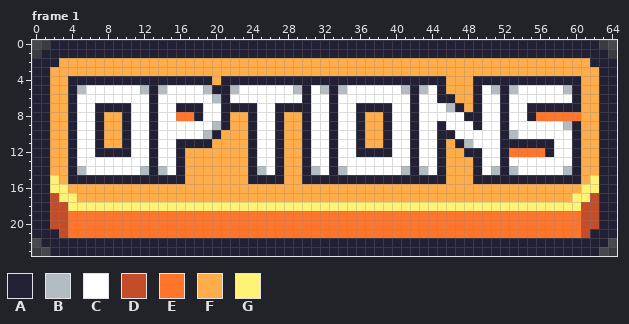
Two states of a pixel-art file, Game Art/UI/Optionsbutton.aseprite. This is how it looked before the edit.
65x24 pixels, 2 frames. Shown: frame 1. The commit also changed other frames, which this record leaves out.
Palette (. is transparent): A #222034  B #b2bcc2  C #ffffff  D #c44d29  E #ff752c  F #ffac4b  G #fff275
Pixels before, frame 1, first column x 0:
 0 ..AAAAAAAAAAAAAAAAAAAAAAAAAAAAAAAAAAAAAAAAAAAAAAAAAAAAAAAAAAAAA..
 1 .AAAAAAAAAAAAAAAAAAAAAAAAAAAAAAAAAAAAAAAAAAAAAAAAAAAAAAAAAAAAAAA.
 2 AAAFFFFFFFFFFFFFFFFFFFFFFFFFFFFFFFFFFFFFFFFFFFFFFFFFFFFFFFFFFFAAA
 3 AAFFFFFFFFFFFFFFFFFFFFFFFFFFFFFFFFFFFFFFFFFFFFFFFFFFFFFFFFFFFFFAA
 4 AAFFAAAAAAAAAAAAAAAAFAAAAAAAAAAAAAAAAAAAAAAAAAFFFAAAAAAAAAAAAFFAA
 5 AAFFABCCCCCCBABCCCCBAABCCCCCCBACBABCCCCCCBABCAFFFACBABCCCCCBAFFAA
 6 AAFFACCCCCCCCACCCCCCBACCCCCCCCACCACCCCCCCCACCAAFFACCACCCCCCCAFFAA
 7 AAFFACCAAAACCACCAAACCAAAACCAAAACCACCAAAACCACCCBAFACCACCAAAAAAFFAA
 8 AAFFACCAFFACCACCEEACCAFFACCAFFACCACCAFFACCACCCCCAACCACCAEEEEEFFAA
 9 AAFFACCAFFACCACCCCCCBAFFACCAFFACCACCAFFACCACCACCCACCACCCCCCBAFFAA
10 AAFFACCAFFACCACCCCCBAFFFACCAFFACCACCAFFACCACCAACCCCCABCCCCCCAFFAA
11 AAFFACCAFFACCACCAAAAFFFFACCAFFACCACCAFFACCACCAFABCCCAAAAAACCAFFAA
12 AAFFACCAAAACCACCAFFFFFFFACCAFFACCACCAAAACCACCAFFAACCAEEEEACCAFFAA
13 AAFFACCCCCCCCACCAFFFFFFFACCAFFACCACCCCCCCCACCAFFFACCACCCCCCCAFFAA
14 AAFFABCCCCCCBABCAFFFFFFFABCAFFABCABCCCCCCBABCAFFFACBABCCCCCBAFFAA
15 AAGFAAAAAAAAAAAAAFFFFFFFAAAAFFAAAAAAAAAAAAAAAAFFFAAAAAAAAAAAAFGAA
16 AAGGFFFFFFFFFFFFFFFFFFFFFFFFFFFFFFFFFFFFFFFFFFFFFFFFFFFFFFFFFGGAA
17 AADGGFFFFFFFFFFFFFFFFFFFFFFFFFFFFFFFFFFFFFFFFFFFFFFFFFFFFFFFGGDAA
18 AADDGGGGGGGGGGGGGGGGGGGGGGGGGGGGGGGGGGGGGGGGGGGGGGGGGGGGGGGGGDDAA
19 AADDEEEEEEEEEEEEEEEEEEEEEEEEEEEEEEEEEEEEEEEEEEEEEEEEEEEEEEEEEDDAA
20 AADDEEEEEEEEEEEEEEEEEEEEEEEEEEEEEEEEEEEEEEEEEEEEEEEEEEEEEEEEEDDAA
21 AAADEEEEEEEEEEEEEEEEEEEEEEEEEEEEEEEEEEEEEEEEEEEEEEEEEEEEEEEEEDAAA
22 .AAAAAAAAAAAAAAAAAAAAAAAAAAAAAAAAAAAAAAAAAAAAAAAAAAAAAAAAAAAAAAA.
23 ..AAAAAAAAAAAAAAAAAAAAAAAAAAAAAAAAAAAAAAAAAAAAAAAAAAAAAAAAAAAAA..
After the commit:
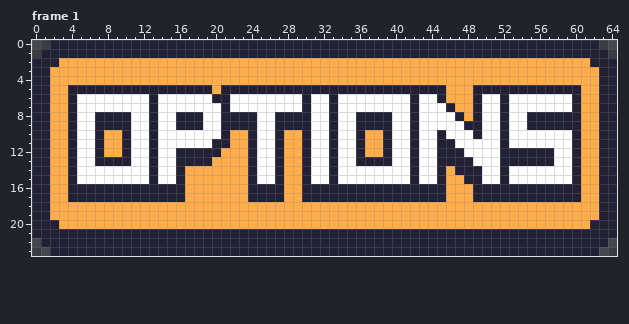
Change:
Frame 1:
Colour B becomes colour A in row 5 at x 5, 12, 14, 19, 22, 29, 32, 34, 41, 43, 51, 53 and 59; in row 6 at x 20; in row 7 at x 46; in row 9 at x 59.
Colour C becomes colour A in row 5 at x 6 to 11, 15 to 18, 23 to 28, 31, 35 to 40, 44, 50 and 54 to 58; in row 8 at x 47; in row 9 at x 16 to 18, 48 and 55 to 58; in row 10 at x 49; in row 13 at x 7 to 10, 36 to 39 and 53 to 57.
Colour D becomes colour A in row 20 at x 2 and 62; in row 21 at x 3 and 61.
Colour E becomes colour A in row 8 at x 16 to 17 and 56 to 60; in row 12 at x 53 to 56; in row 21 at x 4 to 60.
Colour F becomes colour A in rows 8 to 9 at x 8 to 9, 22 to 23, 28 to 29 and 37 to 38; in row 10 at x 21; in row 11 at x 20 to 21 and 46; in row 12 at x 17 to 20 and 46 to 47; in row 13 at x 17 to 19 and 46 to 48; in row 14 at x 47 to 48.
Colour F becomes colour A in row 15 at x 48; in row 16 at x 4 to 16, 24 to 27, 30 to 45 and 49 to 60; in row 17 at x 5 to 16, 24 to 27, 30 to 45 and 49 to 59.
Colour G becomes colour A in row 17 at x 4 and 60.
Colour A becomes colour C in row 7 at x 7 to 10, 16 to 18, 22 to 24, 27 to 29, 36 to 39 and 55 to 59; in row 9 at x 45; in row 10 at x 20 and 46; in row 11 at x 16 to 19, 47 and 53 to 57; in row 12 at x 48 to 49; in row 13 at x 49.
Colour A becomes colour C in row 15 at x 5 to 12, 14 to 15, 25 to 26, 31 to 32, 34 to 41, 43 to 44, 50 to 51 and 53 to 59.
Colour B becomes colour C in row 9 at x 20; in row 10 at x 19 and 53; in row 11 at x 48; in row 14 at x 5, 12, 14, 25, 31, 34, 41, 43, 51, 53 and 59.
Colour A becomes colour F in row 4 at x 4 to 19, 21 to 45 and 49 to 60; in row 5 at x 20; in row 6 at x 46; in row 7 at x 47; in row 8 at x 48; in row 12 at x 8 to 9 and 37 to 38.
Colour D becomes colour F in row 17 at x 2 and 62; in rows 18 to 19 at x 2 to 3 and 61 to 62; in row 20 at x 3 and 61.
Colour E becomes colour F in rows 19 to 20 at x 4 to 60.
Colour G becomes colour F in row 15 at x 2 and 62; in row 16 at x 2 to 3 and 61 to 62; in row 17 at x 3 and 61; in row 18 at x 4 to 60.
Pixel boxes of the changes (left, top, right, bottom) in both pictures:
changed: (50, 76, 599, 238)
